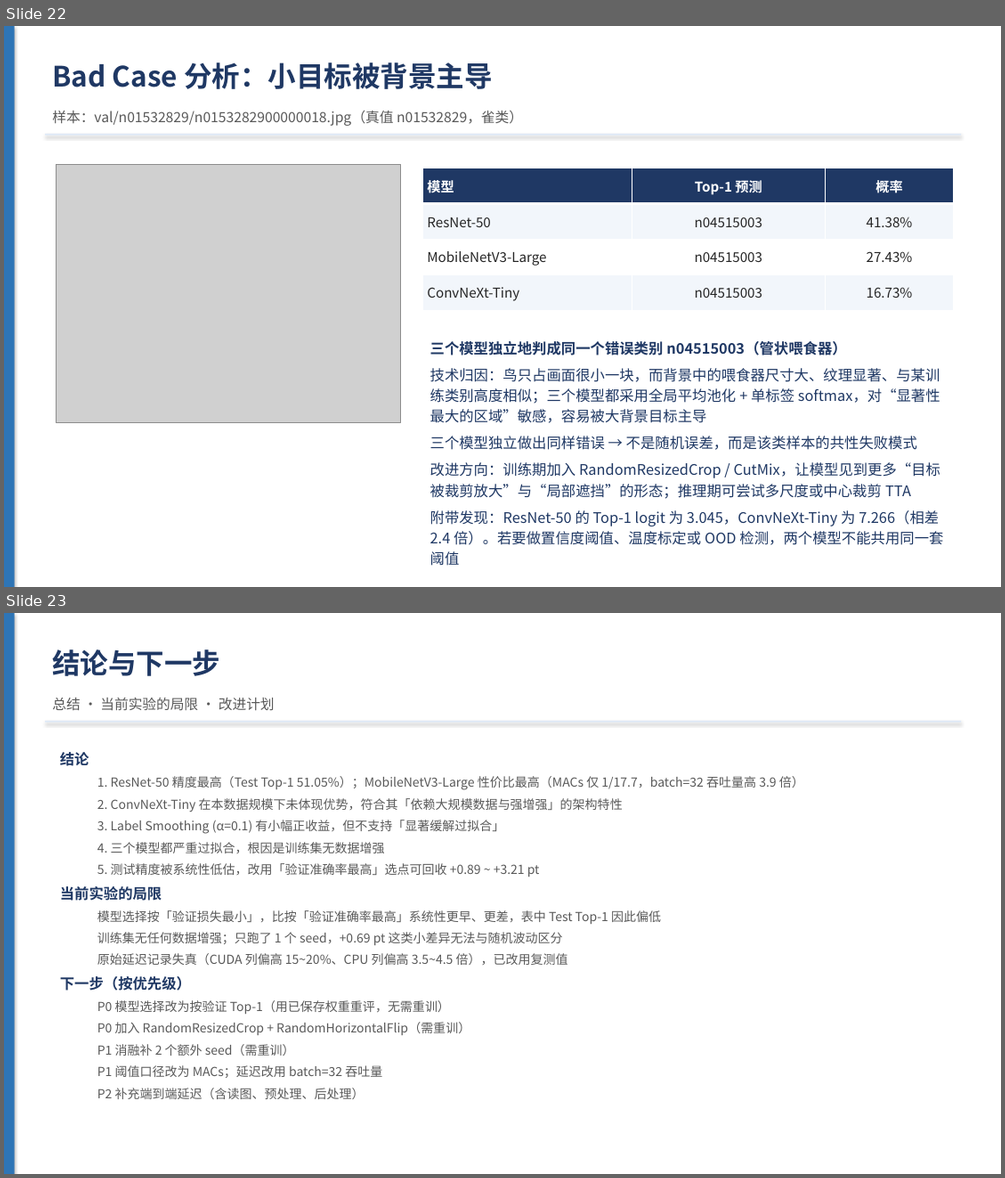
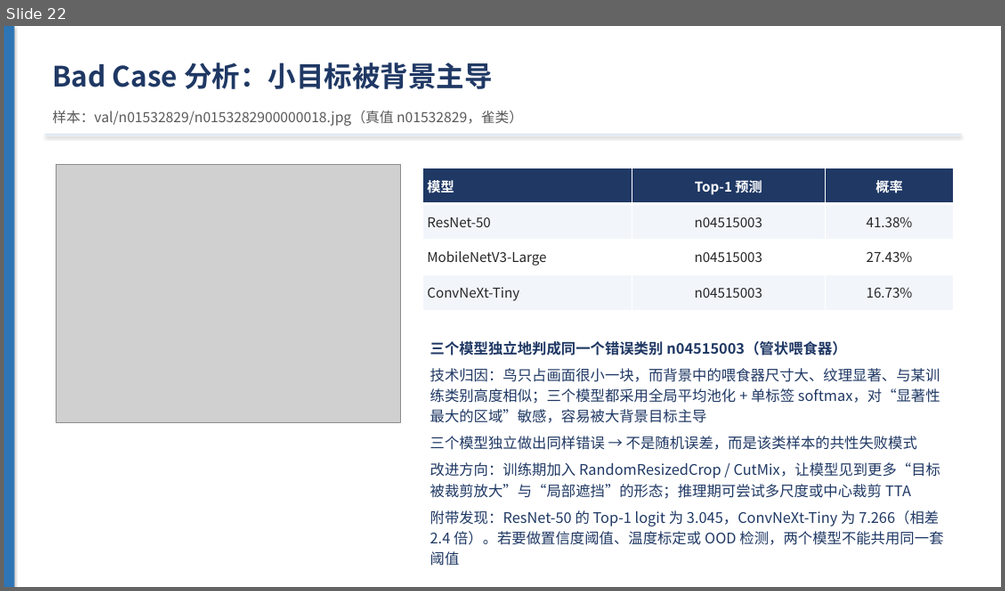
Before and after one commit to adddd392/study0, a slide deck: docs/第一周汇报.pptx. Shown one above the other, each under a label of ours: slides 22 and 23 before the commit, slide 22 after it. The pictures are 1005x1178 and 1005x591 pixels, drawn with LibreOffice and Linux fonts; fonts in the diff are those of the drawing; grey boxes stand for pictures. Boxes give left, top, right and bottom in pixels: in the first picture for what was removed or moved away, otherwise in the second. Text is boxed around its words. In the diff, an @@ line names an element or a change of style, - is before the commit and + after.

```diff
--- a/docs/第一周汇报.pptx
+++ b/docs/第一周汇报.pptx
@@ slide 23 removed at (x1=4, y1=613, x2=1001, y2=1174), background #FFFFFF @@
@@ rectangle removed at (x1=4, y1=613, x2=15, y2=1174) @@
@@ text removed at (x1=52, y1=649, x2=220, y2=676) @@
-结论与下一步
@@ text removed at (x1=52, y1=698, x2=275, y2=711) @@
-总结 · 当前实验的局限 · 改进计划
@@ rectangle removed at (x1=45, y1=721, x2=961, y2=722) @@
@@ text removed at (x1=60, y1=752, x2=804, y2=1099) @@
-结论
-  1. ResNet-50 精度最高（Test Top-1 51.05%）；MobileNetV3-Large 性价比最高（MACs 仅 1/17.7，batch=32 吞吐量高 3.9 倍）
-  2. ConvNeXt-Tiny 在本数据规模下未体现优势，符合其「依赖大规模数据与强增强」的架构特性
-  3. Label Smoothing (α=0.1) 有小幅正收益，但不支持「显著缓解过拟合」
-  4. 三个模型都严重过拟合，根因是训练集无数据增强
-  5. 测试精度被系统性低估，改用「验证准确率最高」选点可回收 +0.89 ~ +3.21 pt
-当前实验的局限
-  模型选择按「验证损失最小」，比按「验证准确率最高」系统性更早、更差，表中 Test Top-1 因此偏低
-  训练集无任何数据增强；只跑了 1 个 seed，+0.69 pt 这类小差异无法与随机波动区分
-  原始延迟记录失真（CUDA 列偏高 15~20%、CPU 列偏高 3.5~4.5 倍），已改用复测值
-下一步（按优先级）
-  P0 模型选择改为按验证 Top-1（用已保存权重重评，无需重训）
-  P0 加入 RandomResizedCrop + RandomHorizontalFlip（需重训）
-  P1 消融补 2 个额外 seed（需重训）
-  P1 阈值口径改为 MACs；延迟改用 batch=32 吞吐量
-  P2 补充端到端延迟（含读图、预处理、后处理）
```
Also in this commit, not shown: 1 slide changed, 1 slide added, 1 other file.
